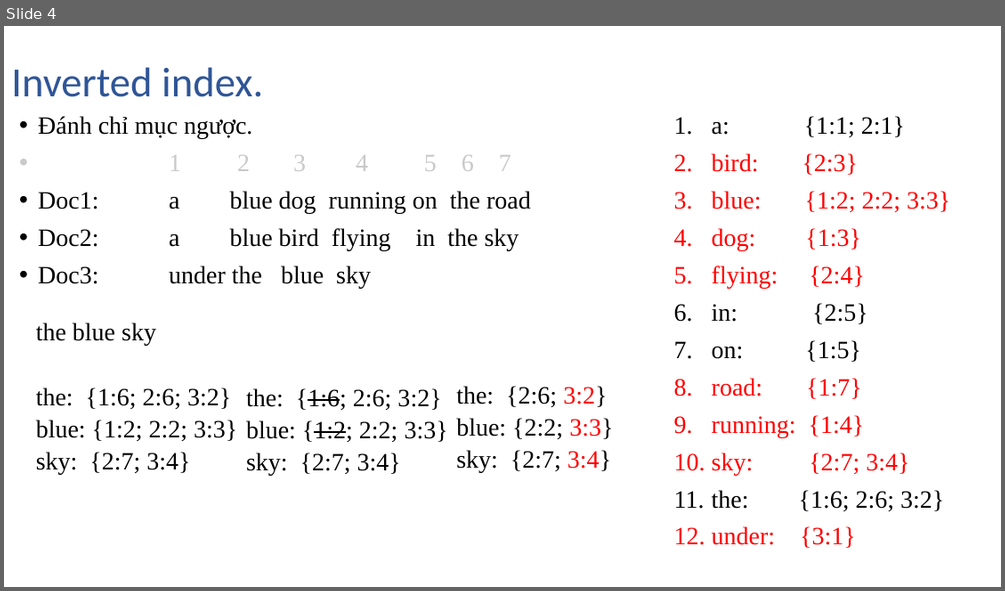
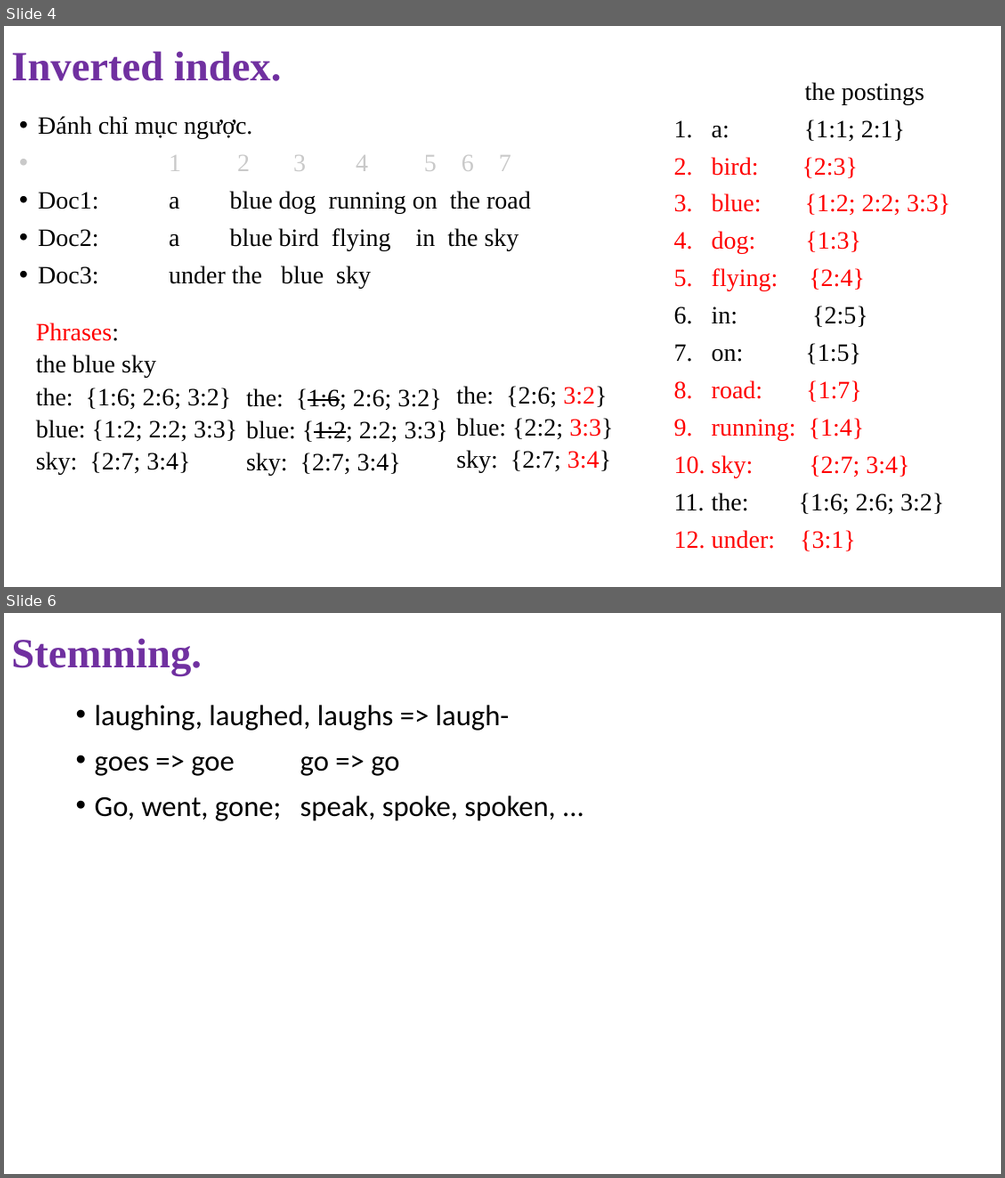
Before and after one commit to NghiLamPhuc/NLP., a slide deck: IR/Presentation1.pptx. Shown one above the other, each under a label of ours: slide 4 before the commit, slides 4 and 6 after it; the slides between them are not shown. The pictures are 1005x591 and 1005x1178 pixels, drawn with LibreOffice and Linux fonts; fonts in the diff are those of the drawing. Boxes give left, top, right and bottom in pixels: in the first picture for what was removed or moved away, otherwise in the second. Text is boxed around its words. In the diff, an @@ line names an element or a change of style, - is before the commit and + after.

```diff
--- a/IR/Presentation1.pptx
+++ b/IR/Presentation1.pptx
@@ slide 6 added at box(4, 613, 1001, 1174), background #FFFFFF @@
@@ text added at box(11, 638, 202, 676), 40 pt, text #7030A0, bold @@
+Stemming.
@@ text added at box(95, 705, 510, 730), 28 pt, text #000000 @@
+• laughing, laughed, laughs => laugh-
@@ text added at box(95, 756, 399, 776), 28 pt, text #000000 @@
+• goes => goe go => go
@@ text added at box(95, 795, 555, 821), 28 pt, text #000000 @@
+• Go, went, gone; speak, spoke, spoken, ...
@@ slide 4 changed as well @@
@@ title "Inverted index." at box(11, 51, 281, 81): font Calibri to Times New Roman, text colour #2F5597 to #7030A0, bold on @@
@@ text "the postings": place and size @@
-text "the postings" at box(674, 116, 950, 548)
+text "the postings" at box(674, 82, 950, 551)
@@ text at box(805, 82, 924, 104): paragraph added @@
+the postings
@@ text at box(36, 322, 119, 341): paragraph added @@
+                Phrases:
```
Also in this commit, not shown: 2 other slides changed, 3 other slides added, 2 slides removed, 4 other files.
